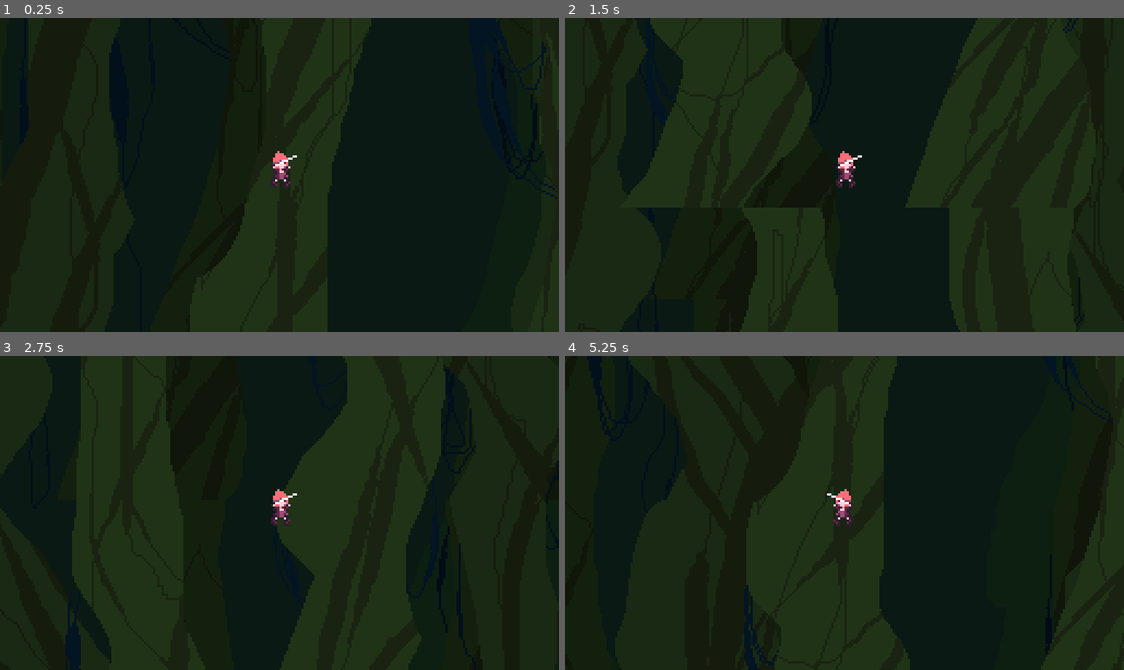
Above: before the commit, frames 1-4 (two rows, left to right).
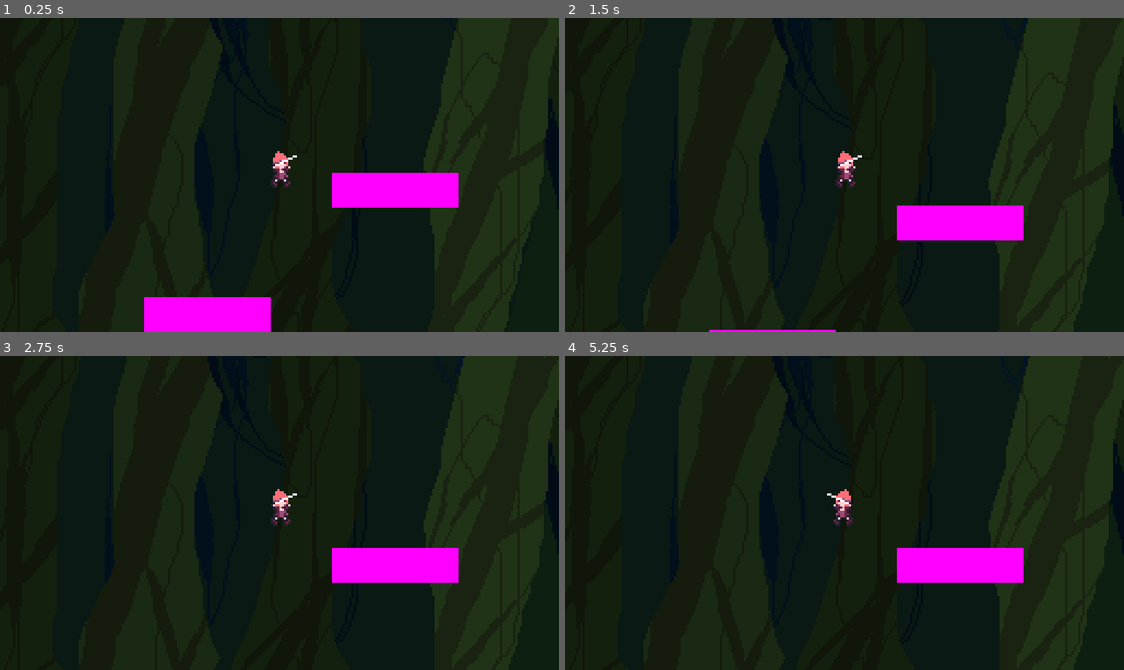
Above: after the commit, the same moments.

Repository: wickworks/jellyfishquarium
Game: Godot game, scene res://main.tscn
The game is run twice, just before and just after one commit, with the same random seed, the same clock (stepped at 60 frames per second) and the same inputs. The engine's default icon, where the game draws it, is replaced by a stand-in: a white triangle on a blue panel in a dark square.
Inputs (mouse positions are in pixels of both pictures, inside the frame that each line leads up to):
- Up to frame 1 (0.25 s): no input
- Up to frame 2 (1.5 s): tap Enter (ui_accept) at 0.5 s; move the mouse to (967, 159) at 0.52 s; hold D (Move right) 0.53-1.28 s; hold R 0.53-1.28 s; tap Space (Jump) at 0.77 s; move the mouse to (732, 190) at 1.27 s; hold S (Move down) from 1.28 s (still down); tap R at 1.35 s
- Up to frame 3 (2.75 s): tap Space (Jump) at 1.52 s; move the mouse to (335, 443) at 2.02 s; release S (Move down) at 2.03 s; hold D (Move right) from 2.03 s (still down); hold R from 2.03 s (still down)
- Up to frame 4 (5.25 s): move the mouse to (816, 575) at 2.77 s; release D (Move right) at 2.78 s; release R at 2.78 s; hold W (Move up) 2.78-3.53 s; tap R at 2.85, 4.35 s; tap Space (Jump) at 3.02, 3.77, 4.52 s; move the mouse to (1012, 560) at 3.52 s; hold R 3.53-4.28 s; hold A (Move left) 3.53-5.03 s; move the mouse to (676, 465) at 4.27 s; move the mouse to (872, 513) at 5.02 s; hold S (Move down) from 5.03 s (still down); hold R from 5.03 s (still down)

The runs differ from the first frame. In frame 1, 16% of the frame differs, in the area x 18-100%, y 0-100%; in frame 2, 16%; in frame 3, 18%, in the area x 12-100%, y 0-100%; in frame 4, 16%.

Commit message:
fall physics, awnings

Diff:
--- a/entity/player.gd
+++ b/entity/player.gd
@@ -3,9 +3,11 @@
 
 const HOOK_SCENE:PackedScene = preload("res://entity/hook.tscn")
 
+var initial_position: Vector2
+
 # Called when the node enters the scene tree for the first time.
 func _ready():
-	pass # Replace with function body.
+	initial_position = position
 
 const AIR_CONTROL_THRESHOLD := 95 # moving faster than this and we lose air control
 const AIR_REDUCE := 100.0
@@ -14,11 +16,11 @@
 
 const MAX_RUN := 100.0
 const RUN_ACCEL := 1000.0
-const MAX_FALL := 200.#160.0
+const MAX_FALL := 400.#160.0
 const MAX_FALL_FAST := 300.0
 const FAST_MAX_ACCEL := 500#300.0
 const RUN_REDUCE := 400.0
-const GRAVITY := 900.0
+const GRAVITY := 500.0
 const JUMP_H_BOOST := 40.0
 const JUMP_SPEED := -165.0#-125.0
 const HALF_GRAV_THRESHOLD := 40.0
@@ -53,6 +55,10 @@
 
 # Called every frame. 'delta' is the elapsed time since the previous frame.
 func _process(delta):
+	if Input.is_key_pressed(KEY_R):
+		position = initial_position
+		velocity = Vector2.ZERO
+
 
 	move_x = Input.get_axis("Move left", "Move right")
 	move_y = Input.get_axis("Move up", "Move down")
--- a/entity/player.tscn
+++ b/entity/player.tscn
@@ -338,8 +338,6 @@
 [node name="Player" type="CharacterBody2D" groups=["player"]]
 script = ExtResource("1_ap0cw")
 
-[node name="Hooks" type="Node" parent="."]
-
 [node name="AnimatedSprite2D" type="AnimatedSprite2D" parent="."]
 position = Vector2(0, -3)
 sprite_frames = SubResource("SpriteFrames_cvlfg")
--- /dev/null
+++ b/levels/awning.tscn
@@ -0,0 +1,8 @@
+[gd_scene load_steps=2 format=3 uid="uid://bevxb17lroc5y"]
+
+[sub_resource type="PlaceholderTexture2D" id="PlaceholderTexture2D_pyfc8"]
+
+[node name="Awning" type="Sprite2D"]
+position = Vector2(60, 23)
+scale = Vector2(58, 16)
+texture = SubResource("PlaceholderTexture2D_pyfc8")
--- a/main.tscn
+++ b/main.tscn
@@ -1,8 +1,9 @@
-[gd_scene load_steps=4 format=3 uid="uid://3kgbntpjxrle"]
+[gd_scene load_steps=5 format=3 uid="uid://3kgbntpjxrle"]
 
 [ext_resource type="Script" path="res://main.gd" id="1_csyl4"]
 [ext_resource type="PackedScene" uid="uid://cq5un6ocoglki" path="res://levels/platformer_background.tscn" id="2_5vl4y"]
 [ext_resource type="PackedScene" uid="uid://ceuuvi1cua8if" path="res://entity/player.tscn" id="2_54jki"]
+[ext_resource type="PackedScene" uid="uid://bevxb17lroc5y" path="res://levels/awning.tscn" id="4_i4p0y"]
 
 [node name="Main" type="Node2D"]
 script = ExtResource("1_csyl4")
@@ -10,4 +11,42 @@
 [node name="Background" parent="." instance=ExtResource("2_5vl4y")]
 
 [node name="Player" parent="." instance=ExtResource("2_54jki")]
-position = Vector2(255, 137)
+position = Vector2(126, 11)
+
+[node name="Node2D" type="Node2D" parent="."]
+
+[node name="Awning" parent="Node2D" instance=ExtResource("4_i4p0y")]
+position = Vector2(150, 27)
+
+[node name="Awning2" parent="Node2D" instance=ExtResource("4_i4p0y")]
+position = Vector2(64, 84)
+
+[node name="Awning3" parent="Node2D" instance=ExtResource("4_i4p0y")]
+position = Vector2(154, 157)
+
+[node name="Awning4" parent="Node2D" instance=ExtResource("4_i4p0y")]
+position = Vector2(103, 214)
+
+[node name="Awning5" parent="Node2D" instance=ExtResource("4_i4p0y")]
+position = Vector2(17, 271)
+
+[node name="Awning6" parent="Node2D" instance=ExtResource("4_i4p0y")]
+position = Vector2(107, 344)
+
+[node name="Awning" parent="." instance=ExtResource("4_i4p0y")]
+position = Vector2(167, 399)
+
+[node name="Awning2" parent="." instance=ExtResource("4_i4p0y")]
+position = Vector2(81, 456)
+
+[node name="Awning3" parent="." instance=ExtResource("4_i4p0y")]
+position = Vector2(171, 529)
+
+[node name="Awning4" parent="." instance=ExtResource("4_i4p0y")]
+position = Vector2(120, 586)
+
+[node name="Awning5" parent="." instance=ExtResource("4_i4p0y")]
+position = Vector2(34, 643)
+
+[node name="Awning6" parent="." instance=ExtResource("4_i4p0y")]
+position = Vector2(124, 716)
